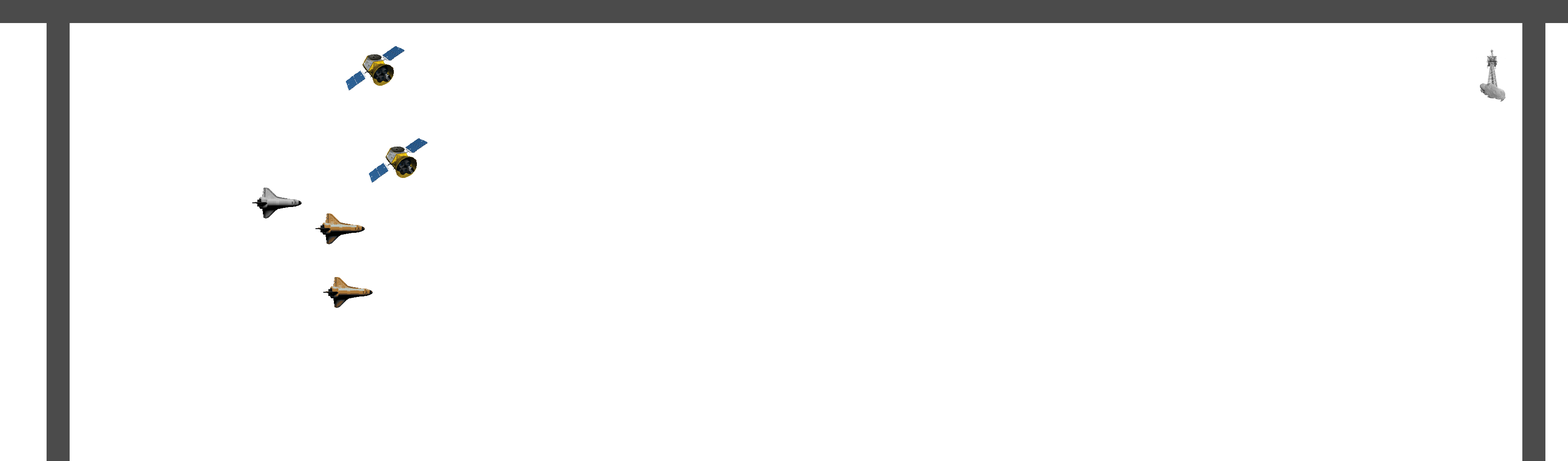
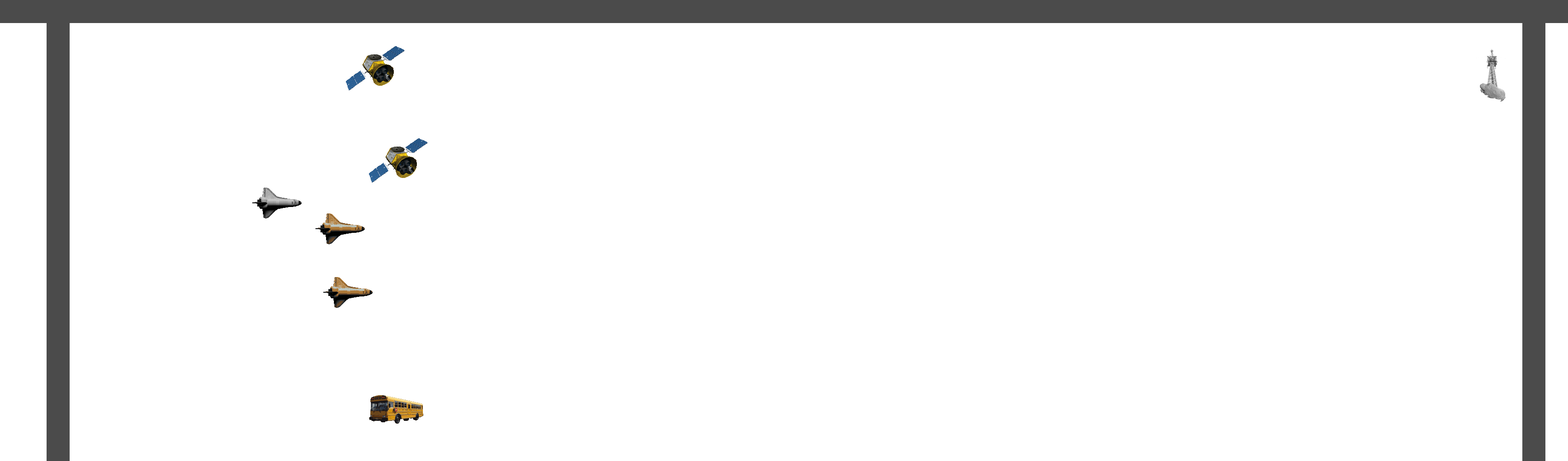
Layer changes from the first 1568 x 461 image to the second:
added layer "bus1" above "radio" over [368, 395, 424, 424]
